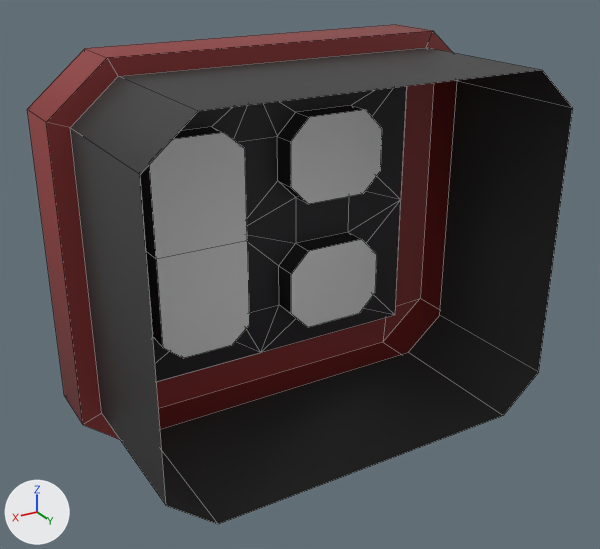
Two versions of the FBX model Assets/Art/Models/Structures/Wall Mounts/Fire Alarm.fbx, one commit apart.
Both versions are drawn from a 50 mm lens placed at (-0.634, 0.32, 1.56), pointed at (-0.985, -0.265, 1.268). Every picture has the same lights, and +X, +Y and +Z are marked at lower left. Mesh edges are drawn as thin lines. Where no turn or scale is listed for an object, it has been applied to the vertices. Vertices at the same position are counted once.

Objects in the first picture: 'Fire Alarm'.
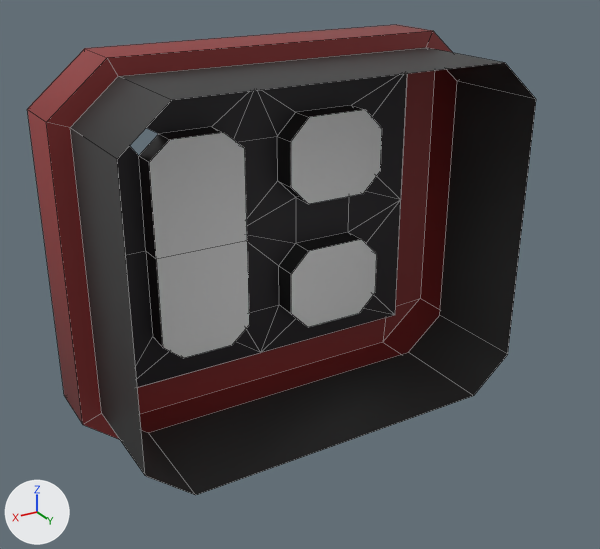
The newer file is also turned or shifted as a whole; pictures and numbers use the older file's frame.

What differs and where, as boxes (x1, y1, x2, y2) in the pictures (600 x 549 px; the box of a moved part takes in the faces that stretch with it):
'Fire Alarm', reshaped (7% narrower)
    before: (27, 25, 573, 524)
    after: (27, 25, 536, 495)
part 1 of me_firealarm_000, moved or reshaped
    before: (70, 47, 573, 524)
    after: (70, 47, 536, 495)

What changed in the scene script:
```text
Change me_firealarm_000:
    where me_firealarm_000.from_pydata(...)  # 96 vertices, 92 faces; spans x -0.21..0.21, y -0.366..-0.163, z 1.107..1.462
    used by ob_fire_alarm; location = (-1.0, 0.0, 0.0)
    before: 64 (-0.192, -0.163, 1.157) at pixel (538, 372), 65 (-0.151, -0.163, 1.121) at pixel (503, 415), 66 (-0.151, -0.163, 1.447) at pixel (542, 70), 67 (-0.192, -0.163, 1.412) at pixel (572, 108), 68 (0.151, -0.163, 1.121) at pixel (218, 524)
    before: 69 (0.192, -0.163, 1.157) at pixel (166, 505), 70 (0.192, -0.163, 1.412) at pixel (140, 174), 71 (0.151, -0.163, 1.447) at pixel (198, 111)
    me_firealarm_000 part 1
    add for i in [*range(64, 72)]: me_firealarm_000.vertices[i].co += Vector((0.0, -0.042, 0.0))
```
